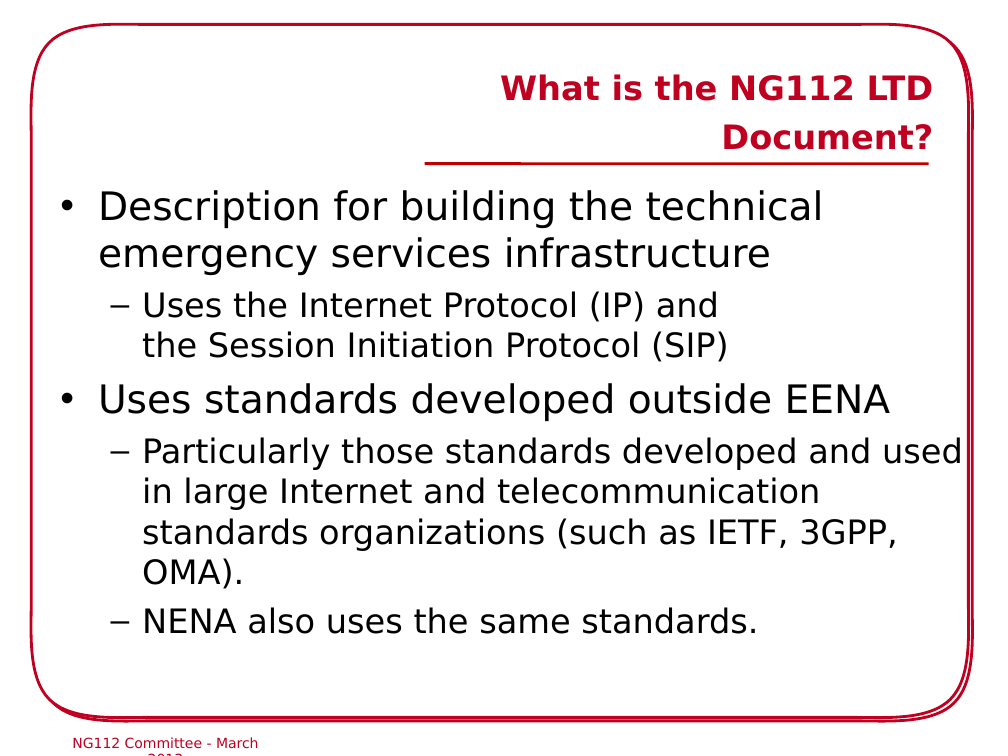
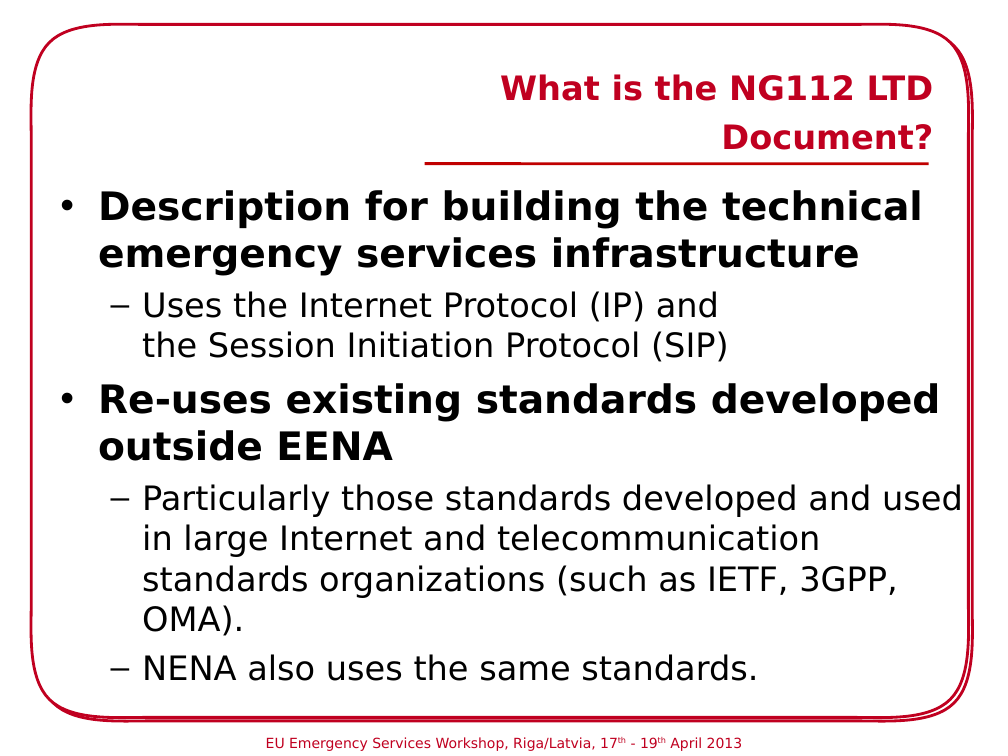
Before and after one commit to hannestschofenig/tschofenig-ids, a slide deck: slide 5 of eena-workshop-riga2013/NG112_Commitee_Riga.ppt. Drawn at 1008x756 pixels with LibreOffice and Linux fonts; fonts in the diff are those of the drawing; background and template pictures are left out. Boxes give left, top, right and bottom in pixels: in the first picture for what was removed or moved away, otherwise in the second. Text is boxed around its words. In the diff, an @@ line names an element or a change of style, - is before the commit and + after.

```diff
--- a/eena-workshop-riga2013/NG112_Commitee_Riga.ppt
+++ b/eena-workshop-riga2013/NG112_Commitee_Riga.ppt
@@ text at (x1=98, y1=190, x2=923, y2=276): bold on in "Description for building the technical emergency services ..." @@
@@ text at (x1=98, y1=383, x2=941, y2=461): text changed; bold on @@
-• Uses standards developed outside EENA
+• Re-uses existing standards developed outside EENA
@@ text removed at (x1=72, y1=737, x2=259, y2=749) @@
-NG112 Committee - March 2013
@@ text added at (x1=266, y1=737, x2=743, y2=751), 10 pt, text #C00020 @@
+EU Emergency Services Workshop, Riga/Latvia, 17th - 19th April 2013
```
Also in this commit, not shown: 16 other slides changed, 1 slide added, 1 slide removed.
